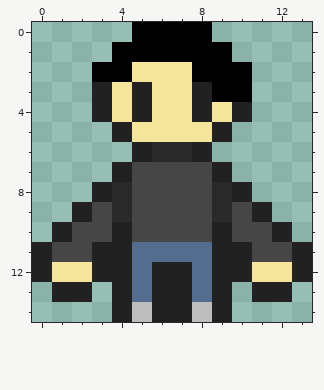
Two states of a pixel-art sprite, assets/josh/3.png. Above is the file before it was changed.
The file is 56x60 pixels, drawn in blocks of 4x4; one block is one cell here.
After:
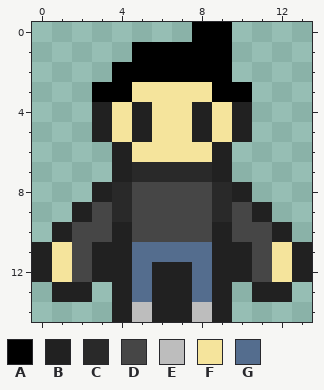
Palette (. is transparent): A #000000  B #212121  C #292929  D #464646  E #bdbdbd  F #f5e49c  G #546d8e
From old to new:
y 0: x 5..7 AAA -> ...; x 9 . -> A
y 1: x 4 A -> .
y 2: x 3 A -> .; x 5..7 FFF -> AAA; x 10 A -> .
y 3: x 3..5 BFB -> AAF; x 8 B -> F
y 5: x 3..5 .BF -> BFB; x 8..10 FB. -> BFB
y 6: x 4..9 .BCCB. -> BFFFFB
y 7: x 5..8 DDDD -> CCCC
y 11: x 1 D -> F; x 12 D -> F
y 12: x 2 F -> D; x 11 F -> D
Changed places in both pictures, as pixel boxes (x1, y1, x2, y2):
changed: (52, 22, 292, 282)
